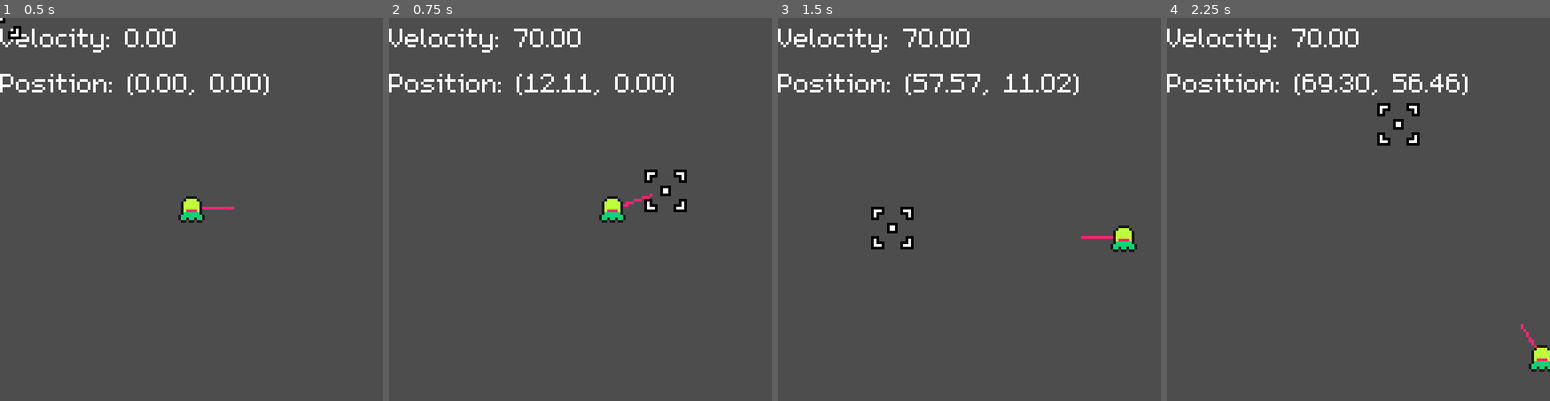
Above: before the commit, frames 1-4 (left to right).
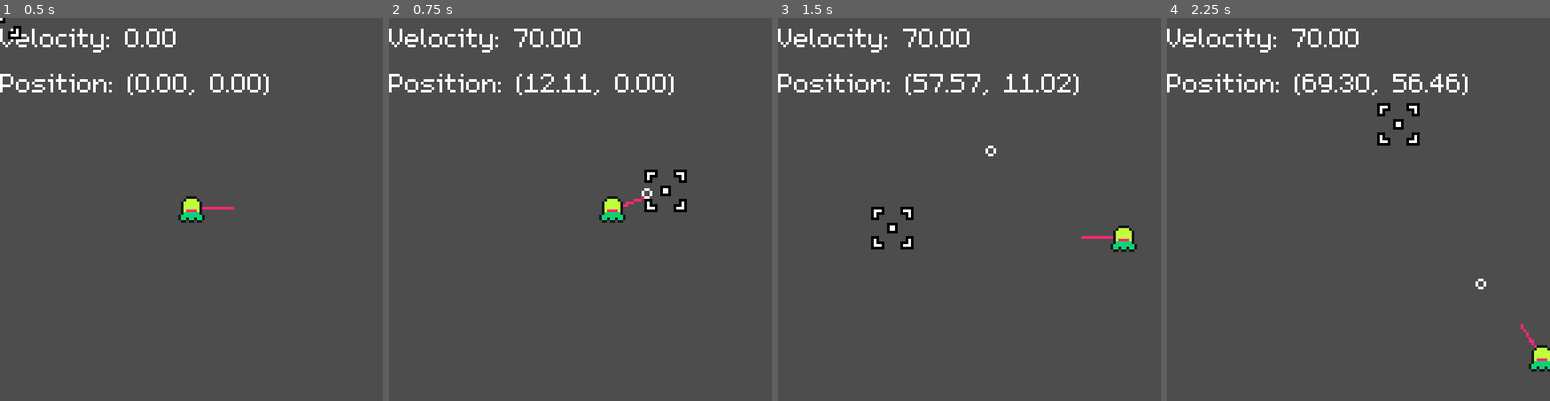
Above: after the commit, the same moments.

Repository: jacobtimmis/signal
Game: Godot game, scene res://scenes/main.tscn
Two runs of this game, one before a commit and one after it. Both use one fixed random seed, a clock stepped at 60 frames per second and the inputs below.
Inputs (mouse positions are in pixels of both pictures, inside the frame that each line leads up to):
- Up to frame 1 (0.5 s): no input
- Up to frame 2 (0.75 s): tap Enter at 0.5 s; move the mouse to (664, 190) at 0.52 s; press the mouse at (664, 190) at 0.53 s; hold D (move_right) from 0.53 s (still down)
- Up to frame 3 (1.5 s): move the mouse to (892, 228) at 1.27 s; release D (move_right) at 1.28 s; release the mouse at (892, 228) at 1.28 s; hold S (move_down) from 1.28 s (still down); click (892, 228) at 1.35 s
- Up to frame 4 (2.25 s): move the mouse to (1396, 125) at 2.02 s; release S (move_down) at 2.03 s; press the mouse at (1396, 125) at 2.03 s; hold D (move_right) from 2.03 s (still down); tap I at 2.1 s

Frame 1 is identical in both runs. In frame 2, less than 0.1% of the frame differs, in the area x 65-69%, y 44-48%; in frame 3, less than 0.1%; in frame 4, less than 0.1%.

Commit message:
add weapon

Diff:
--- a/scenes/hero/hero.tscn
+++ b/scenes/hero/hero.tscn
@@ -3,6 +3,8 @@
 [ext_resource type="Script" uid="uid://c2j2uhd4svg5x" path="res://src/hero/hero.gd" id="1_4rdp7"]
 [ext_resource type="Script" uid="uid://b1qjncowp02gc" path="res://scenes/hero/aim_line.gd" id="2_jx46w"]
 [ext_resource type="Texture2D" uid="uid://dw5e3sg1pgqpo" path="res://assets/hero.png" id="3_3pgml"]
+[ext_resource type="Script" uid="uid://dlhagra20anl3" path="res://src/weapon/weapon.gd" id="4_tqfqc"]
+[ext_resource type="PackedScene" uid="uid://dr2pyif1cepvg" path="res://scenes/projectile/projectile.tscn" id="5_g48mx"]
 
 [sub_resource type="CircleShape2D" id="CircleShape2D_4rdp7"]
 radius = 4.0
@@ -24,3 +26,8 @@
 width = 1.0
 default_color = Color(1, 0.14901961, 0.45490196, 1)
 script = ExtResource("2_jx46w")
+
+[node name="Weapon" type="Node2D" parent="." unique_id=445806330]
+script = ExtResource("4_tqfqc")
+projectile_scene = ExtResource("5_g48mx")
+projectile_pool_size = 50
--- /dev/null
+++ b/src/weapon/weapon.gd
@@ -0,0 +1,93 @@
+class_name Weapon
+extends Node2D
+
+signal weapon_fired
+
+@export var projectile_scene: PackedScene
+@export_group("Projectile Pool", "projectile_pool_")
+@export var projectile_pool_enabled := true
+@export var projectile_pool_size := 10
+@export var shoot_delay: float = 0.3
+@export var volley_count: int = 1
+@export var volley_delay: float = 0.05
+@export var use_random_spread := false
+@export var min_spread: float = 0
+@export var max_spread: float = 20
+@export var pellet_count: int = 1
+@export var pellet_spread_map: Dictionary[int, float]
+## Whether to use aim direction when the shoot action is started
+## or each time a projectile is fired.
+@export var lock_aim := false
+
+var is_shooting: bool
+var _locked_aim: Vector2
+var _projectile_pool: Array[Projectile]
+var _projectile_pool_index: int
+
+
+func _ready() -> void:
+    if not projectile_pool_enabled:
+        return
+    for n in projectile_pool_size:
+        _projectile_pool.append(_inst_projectile())
+
+
+func _process(delta: float) -> void:
+    if Input.is_action_pressed("shoot") and _can_shoot():
+        _shoot()
+
+
+func _can_shoot() -> bool:
+    return not is_shooting
+
+
+# TODO should probably not use awaits
+func _shoot() -> void:
+    _locked_aim = global_position.direction_to(get_global_mouse_position())
+    is_shooting = true
+    for n in volley_count:
+        for pellet_no in pellet_count:
+            _launch_projectile(pellet_no)
+        weapon_fired.emit()
+        if volley_count > 1:
+            await get_tree().create_timer(volley_delay).timeout
+    await get_tree().create_timer(shoot_delay).timeout
+    is_shooting = false
+
+
+func _inst_projectile() -> Projectile:
+    var inst := projectile_scene.instantiate() as Projectile
+    inst.using_projectile_pool = projectile_pool_enabled
+    return inst
+
+
+func _launch_projectile(pellet_no: int) -> void:
+    var proj: Projectile
+    if projectile_pool_enabled:
+        proj = _projectile_pool[_projectile_pool_index]
+        _projectile_pool_index += 1
+        if _projectile_pool_index >= _projectile_pool.size():
+            _projectile_pool_index = 0
+        proj.remove()
+    else:
+        proj = _inst_projectile()
+
+    if not proj:
+        return
+
+    proj.global_position = global_position
+
+    var dir := _locked_aim
+    if not lock_aim:
+        dir = global_position.direction_to(get_global_mouse_position())
+
+    var spread: float = 0
+    if pellet_no in pellet_spread_map:
+        spread = pellet_spread_map[pellet_no]
+    elif use_random_spread:
+        spread = randf_range(min_spread, max_spread)
+        if randf() > 0.5:
+            spread *= -1
+    proj.direction = dir.rotated(deg_to_rad(spread))
+
+    get_tree().root.add_child(proj)
Not shown, added: src/weapon/weapon.gd.uid
